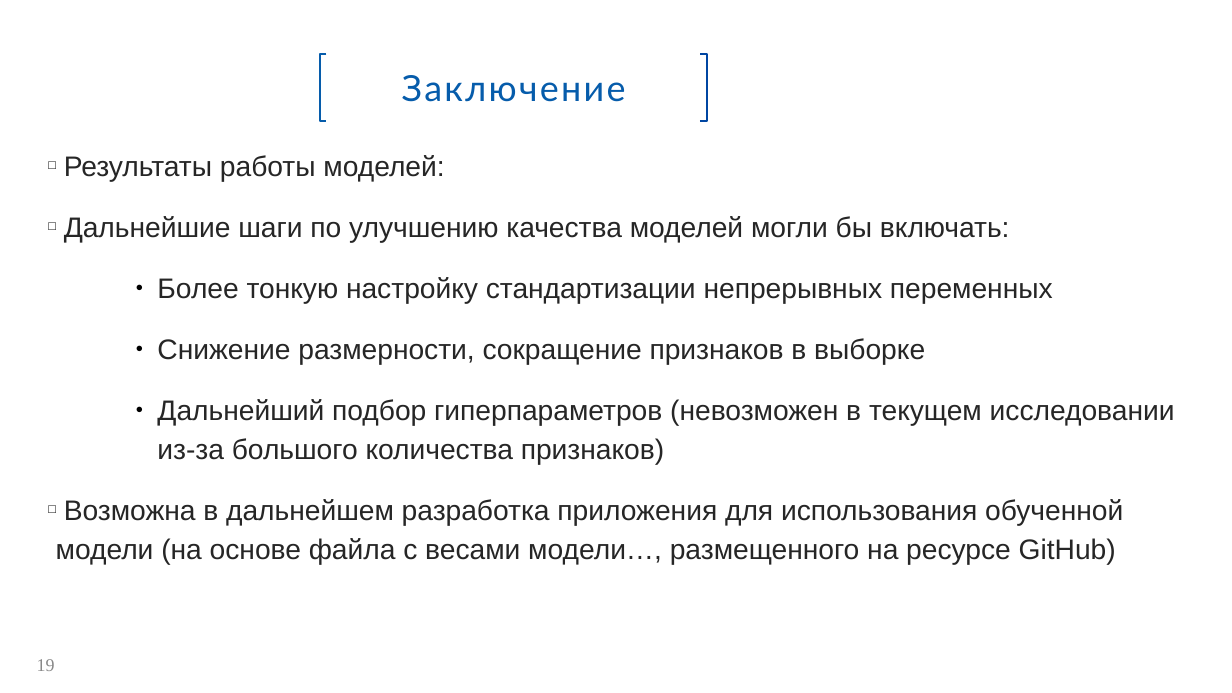
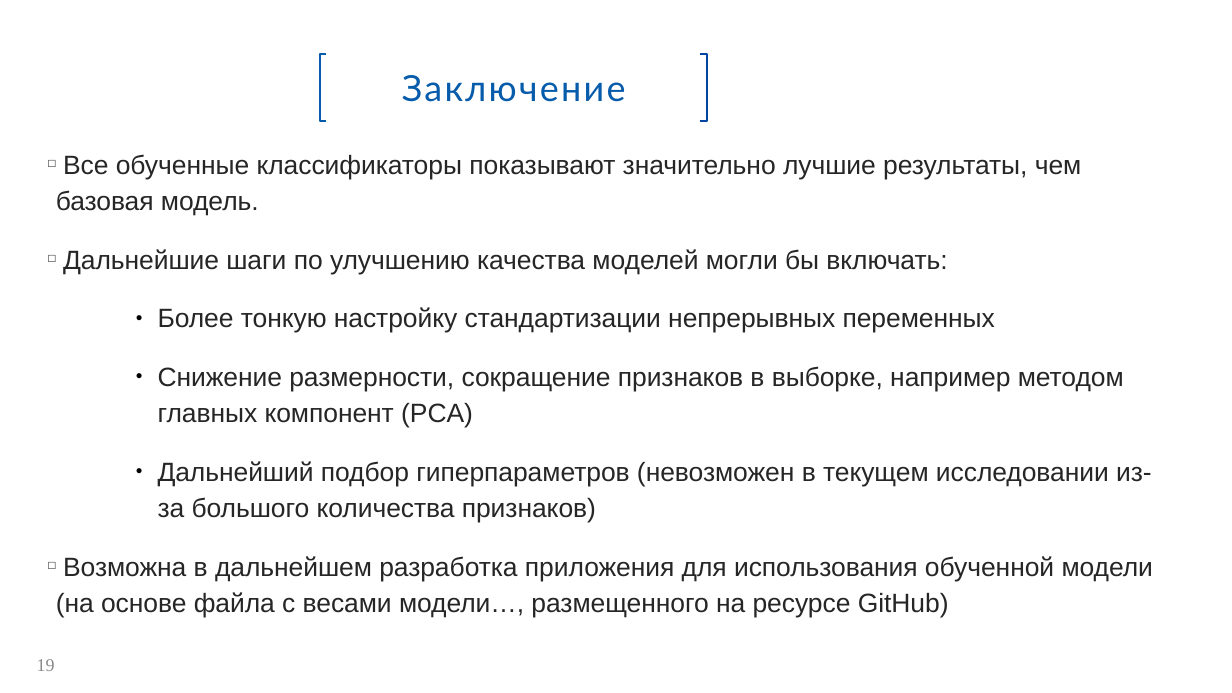
Before and after one commit to Spring-31/HC_default_risk, a slide deck: slide 19 of Прогнозирование вероятности дефолта.pptx. Drawn at 1232x693 pixels with LibreOffice and Linux fonts; fonts in the diff are those of the drawing; background and template pictures are left out. Boxes give left, top, right and bottom in pixels: in the first picture for what was removed or moved away, otherwise in the second. Text is boxed around its words. In the diff, an @@ line names an element or a change of style, - is before the commit and + after.

```diff
--- a/Прогнозирование вероятности дефолта.pptx
+++ b/Прогнозирование вероятности дефолта.pptx
@@ text at [56, 154, 1082, 216]: text changed; size 22 to 20.5 pt @@
-□ Результаты работы моделей:
+□ Все обученные классификаторы показывают значительно лучшие результаты, чем базовая модель.
@@ text at [56, 249, 1153, 618]: size 22 to 20.5 pt in "Дальнейшие шаги по улучшению качества моделей могли ...", "Более тонкую настройку стандартизации непрерывных переменных", "Дальнейший подбор гиперпараметров (невозможен в текущем иссл ...", "Возможна в дальнейшем разработка приложения для использовани ..." @@
@@ text at [158, 366, 1124, 428]: text changed; size 22 to 20.5 pt @@
-        ● Снижение размерности, сокращение признаков в выборке
+        ● Снижение размерности, сокращение признаков в выборке, например методом главных компонент (PCA)
```
Also in this commit, not shown: 2 other slides changed, 2 slides added, 2 slides removed, 13 other files.
